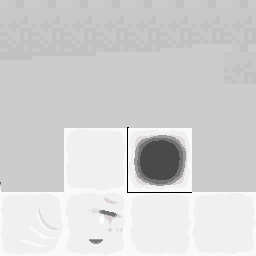
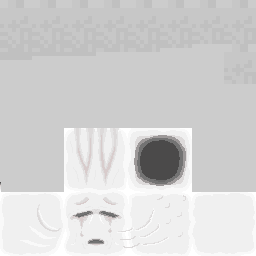
Layer changes from the first 256 x 256 image to the second:
renamed "Paint Layer 4" to "outline", hid it over box(64, 128, 192, 256)
removed layer "Copy of Paint Layer 2" over box(0, 127, 256, 256)
added group "consistent" with 4 layers above "compare" over box(0, 127, 256, 256)
added layer "texture" (1st of 2, in "consistent") in group "consistent" over box(64, 192, 128, 256)
added layer "texture" (2nd of 2, in "consistent") in group "consistent" over box(0, 127, 256, 256)
renamed "Paint Layer 3" to "background", moved it into group "consistent", painted on it over box(0, 127, 256, 256)
renamed "Paint Layer 1" to "compare", painted on it over box(0, 127, 256, 256)
renamed "Background" to "vanilla-angry", hid it, painted on it over box(0, 127, 256, 256)
